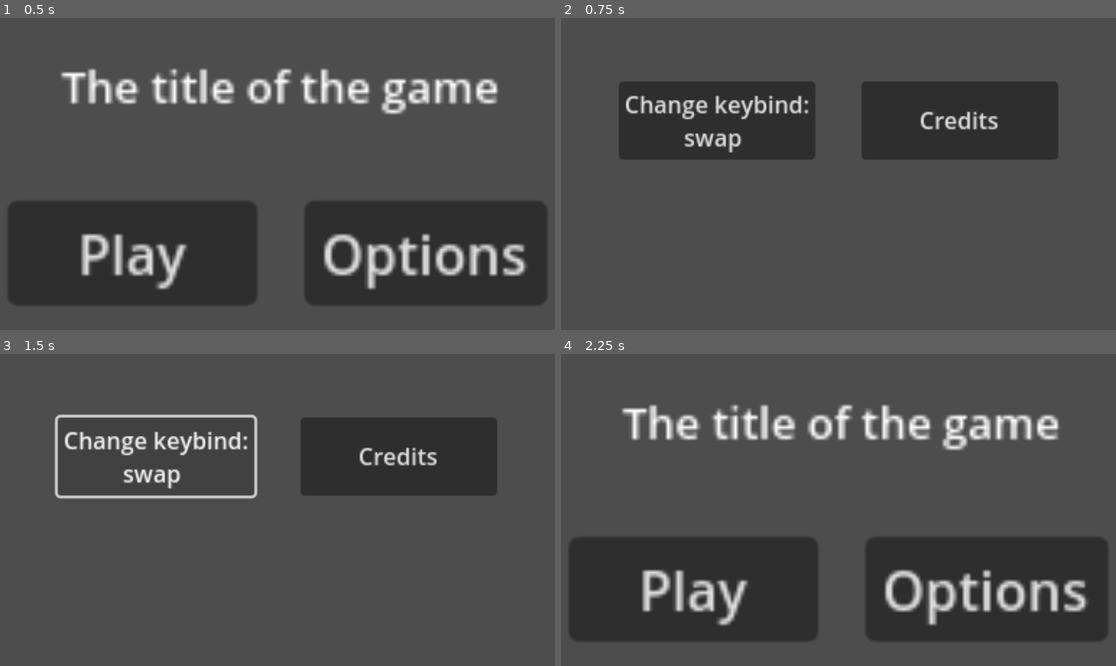
Above: before the commit, frames 1-4 (two rows, left to right).
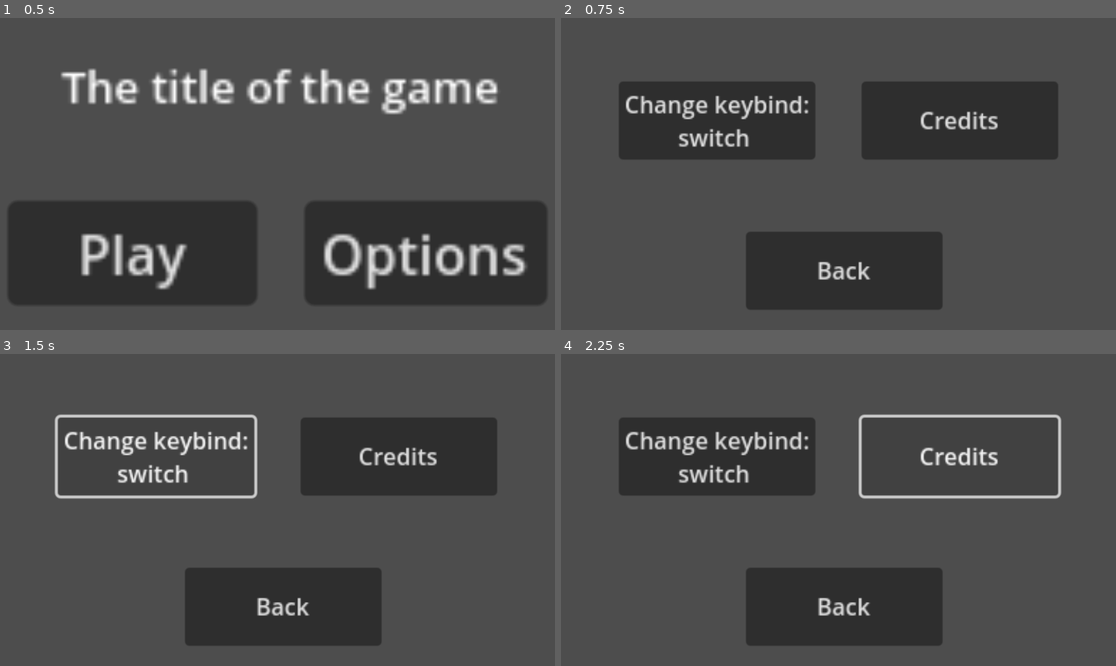
Above: after the commit, the same moments.

Repository: FaunuX/GMTK
Game: Godot game, scene res://title_screen.tscn
The game is run twice, just before and just after one commit, with the same random seed, the same clock (stepped at 60 frames per second) and the same inputs. The engine's default icon, where the game draws it, is replaced by a stand-in: a white triangle on a blue panel in a dark square.
Inputs:
- Up to frame 1 (0.5 s): no input
- Up to frame 2 (0.75 s): click "Options" at 0.5 s
- Up to frame 3 (1.5 s): click "Change keybind: swap" (after the commit: "Change keybind: switch") at 1.25 s
- Up to frame 4 (2.25 s): click "Credits" at 2 s

Frame 1 is identical in both runs. In frame 2, 9.1% of the frame differs, in the area x 21-69%, y 35-94%; in frame 3, 9.1%; in frame 4, 37%, in the area x 1-99%, y 16-94%.

Commit message:
Fixed keybind changer

Diff:
--- a/Keybindchanger.gd
+++ b/Keybindchanger.gd
@@ -11,7 +11,7 @@
 func _process(delta):
 	if resettimer <= 0:
 		self.text = "Change keybind:
-swap "
+switch "
 	else:
 		resettimer -= delta
 
@@ -21,8 +21,8 @@
 
 func _input(event):
 	if event is InputEventKey and event.pressed and lookingforkey:
-		InputMap.action_erase_events("swap")
-		InputMap.action_add_event("swap", event)
+		InputMap.action_erase_events("switch")
+		InputMap.action_add_event("switch", event)
 		self.text = "Swap set to " + str(event.as_text())
 		resettimer = resettimermax
 		lookingforkey = false
--- a/Main.tscn
+++ b/Main.tscn
@@ -72,7 +72,6 @@
 
 [node name="Level" parent="." instance=ExtResource("2")]
 tile_set = SubResource("1")
-format = 2
 layer_0/tile_data = PackedInt32Array(0, 0, 0, 1, 0, 0, 2, 0, 0, 3, 0, 0, 6, 0, 0, 7, 0, 0, 8, 0, 0, 9, 0, 0, 10, 0, 0,  …(1873 unchanged characters)…
 
 [node name="SwapperHopper" parent="." instance=ExtResource("5_2uhyi")]
--- a/options.tscn
+++ b/options.tscn
@@ -1,7 +1,7 @@
-[gd_scene load_steps=3 format=3 uid="uid://bf5iwhjeu13sp"]
+[gd_scene load_steps=3 format=3 uid="uid://b76aa62it2s13"]
 
 [ext_resource type="Script" path="res://Keybindchanger.gd" id="1_jprw6"]
-[ext_resource type="Script" path="res://Creditsbutton.gd" id="2_leesd"]
+[ext_resource type="Script" path="res://Backbutton.gd" id="2_mtosr"]
 
 [node name="Options" type="Node2D"]
 
@@ -25,7 +25,16 @@
 offset_bottom = -10.0
 text = "Credits"
 text_overrun_behavior = 3
-script = ExtResource("2_leesd")
+
+[node name="Backbutton" type="Button" parent="."]
+offset_left = -64.0
+offset_top = 40.0
+offset_right = 72.0
+offset_bottom = 94.0
+text = "Back"
+text_overrun_behavior = 3
+script = ExtResource("2_mtosr")
 
 [connection signal="button_down" from="Keybindchanger" to="Keybindchanger" method="_on_button_down"]
 [connection signal="button_down" from="Creditsbutton" to="Creditsbutton" method="_on_button_down"]
+[connection signal="button_down" from="Backbutton" to="Backbutton" method="_on_button_down"]
Renamed: Creditsbutton.gd -> Backbutton.gd
